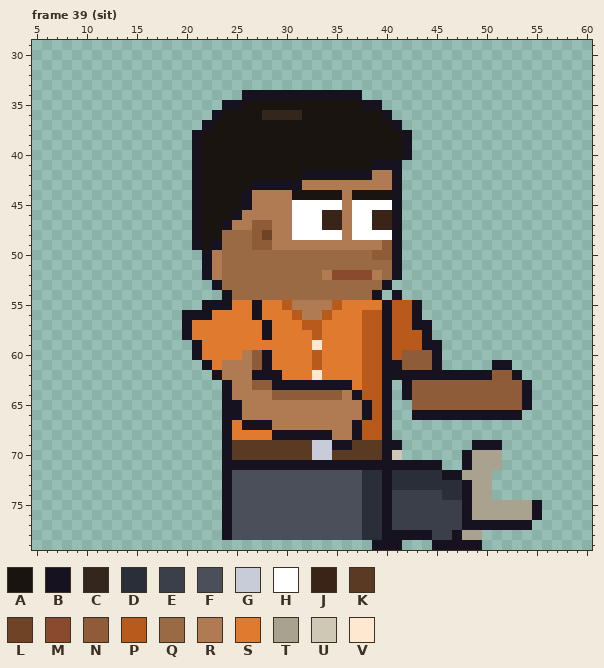
Two versions of one pixel-art file, sprites/expo/expo_vendo_right_anim.aseprite. The picture above was drawn from the file before the commit.
64x80 pixels, 129 frames. Shown: frame 39 (sit): x 5..60, y 29..79. The commit also changed other frames, which this record leaves out.
Visible layers, top first: "Arm Top", "Stubble", "Hair", "Face", "Watch", "Near Arm", "Collar", "Belt", "Shirt", "Body", "Back Arm", "Pants", "Shoes".
Palette (. is transparent): A #1a1410  B #17121f  C #33261c  D #2a2e38  E #3a3f4a  F #4a4f5a  G #c8ccd8  H #ffffff  J #3a2418  K #5a3a22  L #6e4326  M #8a4a2e  N #8e5c38  P #b85a1c  Q #9a6a44  R #b07a52  S #e07a2e  T #a9a28f  U #cfc8b5  V #ffe8d0
Pixels before, frame 39 (sit) (only the part around the change), first column x 29:
56 SSPRRPSSSPPBPPB.................
57 SSSPPSSSSPPBPPBB................
58 SSSSPSSSSPPBPPPB................
59 SSSSVSSSSPPBPPPBB...............
60 SSSSPSSSSPPBPNNNB...............
61 SSSSPSSSSPPBBNNNB.....BB........
62 BSSSVSSSSPPBBBBBBBBBBBNNB.......
63 BBBBBBBBSPPB.BNNNNNNNNNNNB......
64 NNNNNNNRBPPB.BNNNNNNNNNNNB......
65 RRRRRRRRRBPB..NNNNNNNNNNNB......
66 RRRRRRRRRBPB..BBBBBBBBBBB.......
67 RRRRRRRRBPPB....................
68 BBBBBBRRBPPB....................
69 KKKKGGBBKKKBB.......BBB.........
70 KKKKGGKKKKKBU......BTTT.........
71 BBBBBBBBBBBBBBBBB..BTTT.........
72 FFFFFFFFFDDBDDDDDBBTTT..........
73 FFFFFFFFFDDBDDDDDDDBTT..........
74 FFFFFFFFFDDBEEEEEDDBTT..........
75 FFFFFFFFFDDBEEEEEEEBTTTTTTB.....
76 FFFFFFFFFDDBEEEEEEEBTTTTTTB.....
77 FFFFFFFFFDDBEEEEEEEBBBBBBB......
78 FFFFFFFFFDDBBBBBEEBTT...........
79 ..........BBB...BBBBB...........
The result:
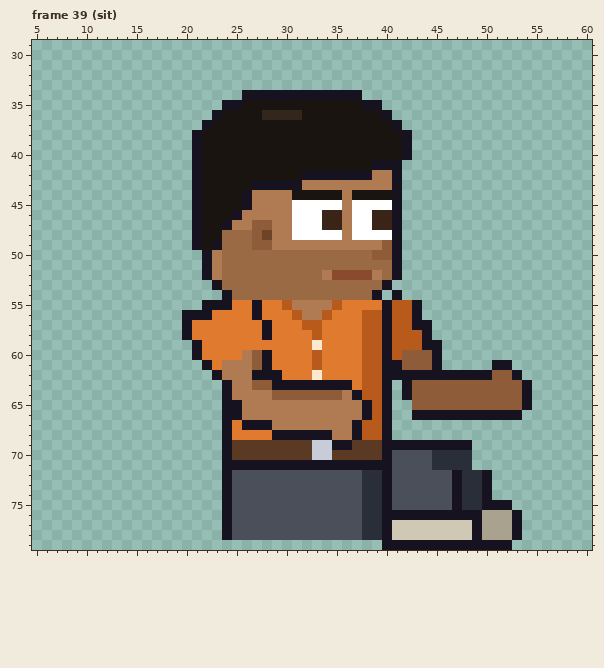
The exact change:
Frame 39 (sit), layers "Pants", "Shoes":
Colour B is added in row 69 at x 42 to 48; in row 78 at x 53; in row 79 at x 42 to 44 and 50 to 52.
Colour B replaces colour D in rows 73 to 74 at x 47.
Colour B replaces colour E in row 75 at x 47; in row 76 at x 41 to 47.
Colour B replaces colour T in rows 72 to 74 at x 50; in row 75 at x 50 to 52; in row 76 at x 49 and 53; in row 78 at x 49.
Colour D is added in row 70 at x 45 to 47; in row 71 at x 46 to 47.
Colour D replaces colour B in row 70 at x 48; in row 71 at x 45 and 48; in rows 73 to 75 at x 48.
Colour D replaces colour T in row 72 at x 48 to 49; in rows 73 to 75 at x 49.
Colour F is added in row 70 at x 42 to 44.
Colour F replaces colour B in row 71 at x 41 to 44; in row 72 at x 46.
Colour F replaces colour D in row 72 at x 41 to 45; in row 73 at x 41 to 46; in row 74 at x 46.
Colour F replaces colour E in row 74 at x 41 to 45; in row 75 at x 41 to 46.
Colour F replaces colour U in row 70 at x 41.
Colour T is added in row 78 at x 50 to 52.
Colour T replaces colour B in row 77 at x 50 to 52.
Colour U replaces colour B in row 77 at x 48; in row 78 at x 41 to 44 and 47.
Colour U replaces colour E in row 77 at x 41 to 47; in row 78 at x 45 to 46.
Colour U replaces colour T in row 78 at x 48.
The edit erases colour B in row 69 at x 49 to 51; in rows 75 to 76 at x 55; in row 77 at x 54; in row 79 at x 39.
The edit erases colour T in rows 70 to 71 at x 49 to 51; in row 75 at x 53 to 54; in row 76 at x 54.
Changed places in both pictures, as pixel boxes (x1, y1, x2, y2):
changed: (372, 440, 542, 550)
